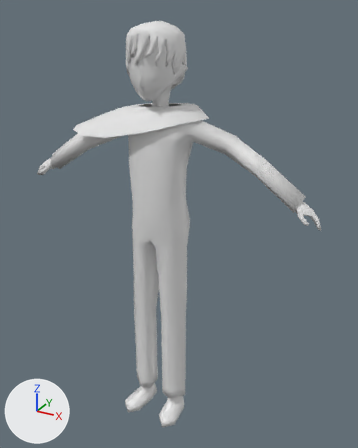
The FBX model Assets/Art/PlayerCharacter/palettePlayer.fbx: old version first, new version second.
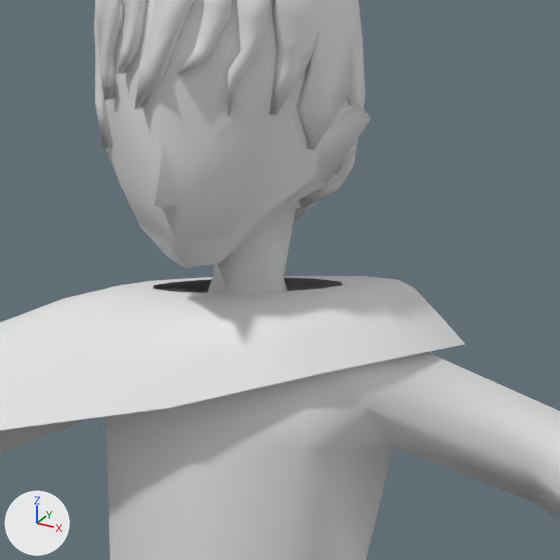
There are two pictures of each version: one whole from a 50 mm camera at (1.148, -1.872, 2.056) aimed at (0.069, 0.09, 1.075), one close up on the part from 29% to 64% of the width and 9% to 37% of the height. The lights are fixed; the arrows at lower left show +X, +Y and +Z. Materials are left out; every surface is plain grey. Where no turn or scale is listed for an object, it has been applied to the vertices.

In view in the first close-up: 'BaseBody.004', 'Cloak.001', 'Plane.001'.
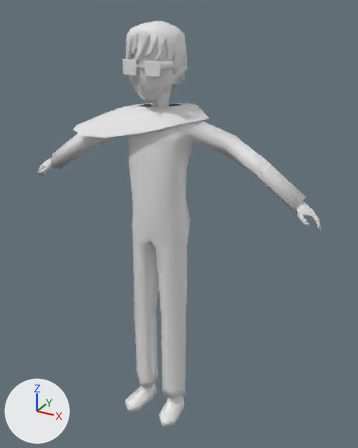
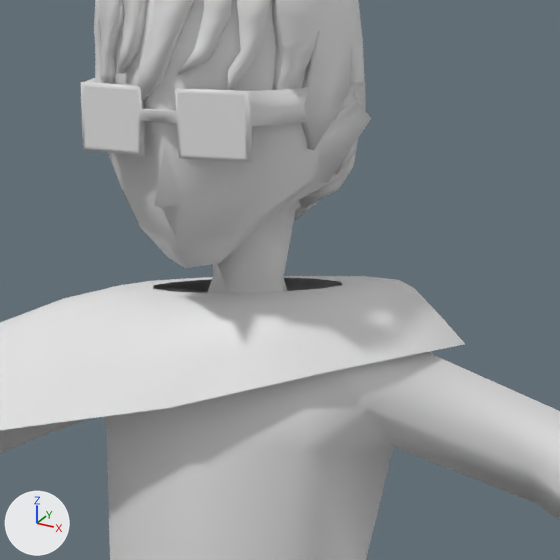
Changed parts and their boxes (x1, y1, x2, y2) in the close-ups (560 x 560 px):
'BaseBody.005', added: after (80, 78, 366, 162)

What changed in the scene script:
```text
Add me_cube_009:
    me_cube_009.from_pydata(...)  # 83 vertices, 83 faces; spans x -0.126..0.126, y -0.111..0.055, z 1.794..1.855
Add ob_basebody_005:
    ob_basebody_005 = bpy.data.objects.new('BaseBody.005', me_cube_009)
    ob_basebody_005.location = (0.0, 0.0, 0.0)
```
